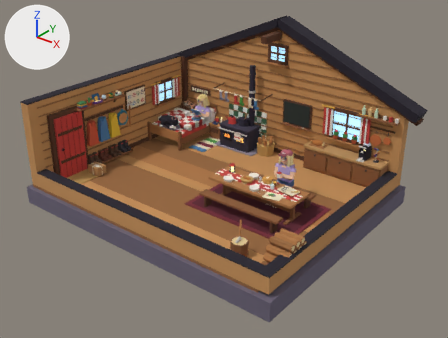
What one commit did to the glTF model public/models/hut.glb.
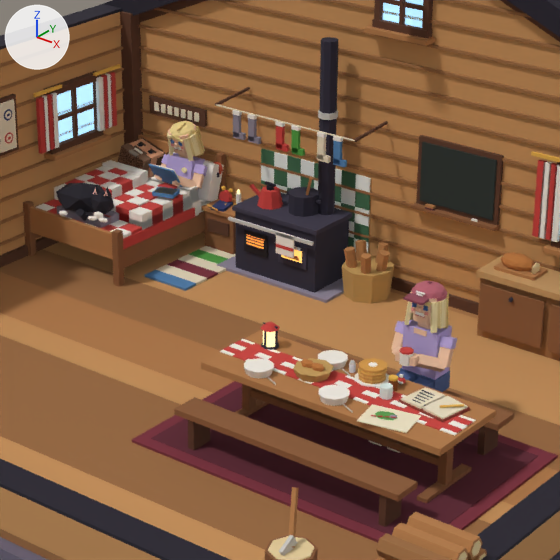
Old and new are each drawn whole from a 50 mm lens placed at (11.87, -14.41, 9.61), pointed at (0.59, -0.31, 0.87) and again close up on the part from 31% to 74% of the width and 15% to 72% of the height. Lighting does not change. The marker at upper left points along +X, +Y and +Z. The first two pictures are the older version. Where no turn or scale is listed for an object, it has been applied to the vertices.

Names of what the first close-up shows: 'bed_frame', 'counter', 'curtains', 'forecast_slate', 'log_basket', 'room', 'stove_body', 'stove_tiles', 'table', 'table_rug', 'window_frame', 'woodpile' and 29 more.
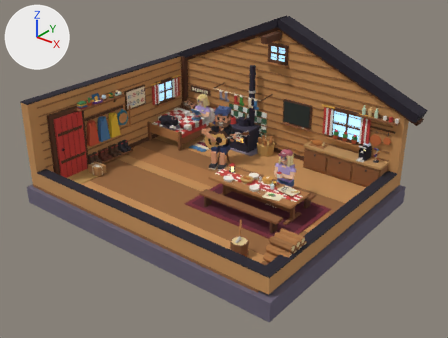
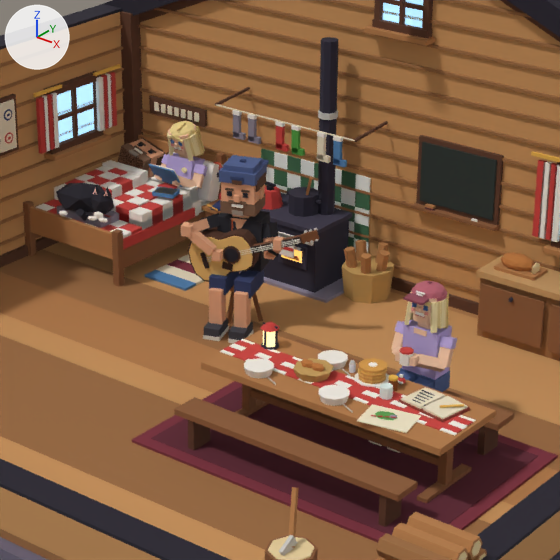
Changed parts and their boxes [x1, y1, x2, y2] in the close-ups (560 x 560 px):
'vincent', added
    after: [188, 211, 278, 343]
    faces in mat_c_e3a680 (beige #e3a680): [188, 215, 275, 328]
    faces in mat_c_26242b (black #26242b): [200, 211, 278, 272]
    faces in mat_c_2f3a63 (dark blue #2f3a63): [209, 269, 264, 299]
    faces in mat_c_3b3a42 (dark grey #3b3a42): [228, 322, 253, 340]
'guitar', added
    after: [188, 227, 319, 282]
    faces in mat_c_e2b46a (orange #e2b46a): [189, 236, 253, 281]
    faces in mat_c_4f2e1d (brown #4f2e1d): [188, 228, 260, 282]
    faces in mat_c_2e1d18 (brown #2e1d18): [200, 237, 302, 269]
    faces in mat_c_7a4a2a (brown #7a4a2a): [253, 230, 319, 246]
    faces in mat_c_1d1a24 (black #1d1a24): [224, 248, 238, 262]
'head', added
    after: [219, 155, 269, 217]
    faces in mat_c_4d5d8a (blue #4d5d8a): [219, 155, 267, 186]
    faces in mat_c_e3a680 (beige #e3a680): [221, 182, 265, 205]
    faces in mat_c_7a5a44 (brown #7a5a44): [220, 193, 265, 217]
    faces in mat_c_5a3e2c (brown #5a3e2c): [225, 172, 266, 193]
'arm_strum', added
    after: [181, 222, 223, 262]
'foot_tap', added
    after: [203, 318, 229, 341]
    faces in mat_c_3b3a42 (dark grey #3b3a42): [204, 318, 228, 337]
'stool', added
    after: [226, 273, 263, 323]
    faces in mat_c_8a5a36 (brown #8a5a36): [226, 292, 263, 323]
'arm_fret', added
    after: [264, 236, 284, 260]
    faces in mat_c_e3a680 (beige #e3a680): [264, 236, 284, 260]
'nightstand', unchanged, covered by the edit
    before: [201, 189, 242, 254]
    after: [201, 199, 221, 230]

The change, as a list of edits to the scene's bpy script:
```text
Add ob_stool:
    ob_stool = bpy.data.objects.new('stool', me_stool)  # 40 vertices, 64 faces; spans x -1.19..-0.687, y 1.284..1.79, z -0.009..0.51; in mat_c_b27a48 (brown #b27a48), mat_c_8a5a36 (brown #8a5a36)
    ob_stool.location = (0.0, 0.0, 0.0)
Add ob_vincent:
    ob_vincent = bpy.data.objects.new('vincent', me_vincent)  # 126 vertices, 188 faces; spans x -0.408..0.509, y -0.672..0.274, z 0.0..1.49; in mat_c_2f3a63 (dark blue #2f3a63), mat_c_e3a680 (beige #e3a680), mat_c_3b3a42 (dark grey #3b3a42), mat_c_d9d3c7 (light grey #d9d3c7), mat_c_26242b (black #26242b), mat_c_2b2830 (dark grey #2b2830), mat_c_b5562d (orange #b5562d)
    ob_vincent.location = (-0.95, 1.55, 0.0)
Add ob_head:
    ob_head = bpy.data.objects.new('head', me_head)  # 168 vertices, 252 faces; spans x -0.327..0.291, y -0.286..0.494, z 0.005..0.64; in mat_c_e3a680 (beige #e3a680), mat_c_7a5a44 (brown #7a5a44), mat_c_9c8f82 (brown #9c8f82), mat_c_f6efe4 (white #f6efe4), mat_c_1d1a24 (black #1d1a24), mat_c_5a3e2c (brown #5a3e2c), mat_c_4d5d8a (blue #4d5d8a), mat_c_35426a (dark blue #35426a)
    ob_head.location = (-0.95, 1.55, 1.45)
Add ob_guitar:
    ob_guitar = bpy.data.objects.new('guitar', me_guitar)  # 290 vertices, 492 faces; spans x -0.45..1.14, y -0.25..0.45, z -0.36..0.46; in mat_c_4f2e1d (brown #4f2e1d), mat_c_e2b46a (orange #e2b46a), mat_c_1d1a24 (black #1d1a24), mat_c_3a2218 (brown #3a2218), mat_c_2e1d18 (brown #2e1d18), mat_c_7a4a2a (brown #7a4a2a), mat_c_c9c6c0 (light grey #c9c6c0), mat_c_e8e2d4 (white #e8e2d4)
    ob_guitar.location = (-0.98, 1.23, 0.97)
Add ob_foot_tap:
    ob_foot_tap = bpy.data.objects.new('foot_tap', me_foot_tap)  # 16 vertices, 24 faces; spans x -0.1..0.217, y -0.36..0.041, z 0.0..0.15; in mat_c_3b3a42 (dark grey #3b3a42), mat_c_d9d3c7 (light grey #d9d3c7)
    ob_foot_tap.location = (-0.97, 1.13, 0.0)
Add ob_arm_strum:
    ob_arm_strum = bpy.data.objects.new('arm_strum', me_arm_strum)  # 24 vertices, 36 faces; spans x -0.083..0.415, y -0.083..0.203, z -0.345..0.065; in mat_c_e3a680 (beige #e3a680)
    ob_arm_strum.location = (-1.28, 0.9, 1.31)
Add ob_arm_fret:
    ob_arm_fret = bpy.data.objects.new('arm_fret', me_arm_fret)  # 32 vertices, 48 faces; spans x -0.077..0.296, y -0.203..0.077, z -0.063..0.285; in mat_c_e3a680 (beige #e3a680), mat_c_1b1b20 (black #1b1b20)
    ob_arm_fret.location = (-0.52, 1.54, 1.0)
```
